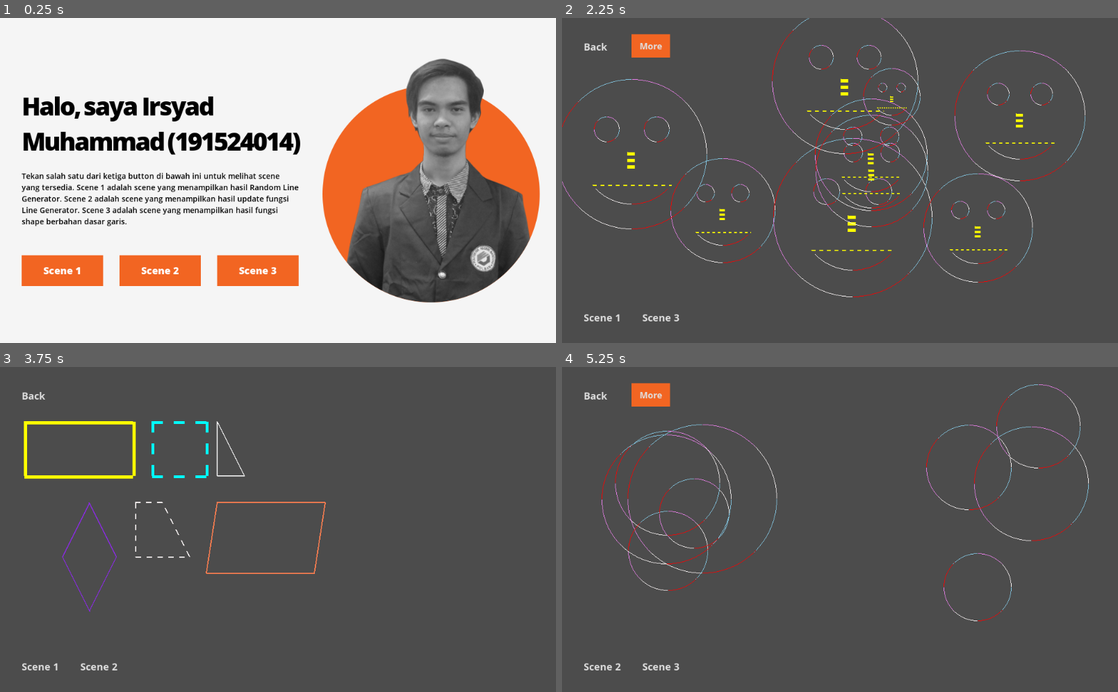
Above: before the commit, frames 1-4 (two rows, left to right).
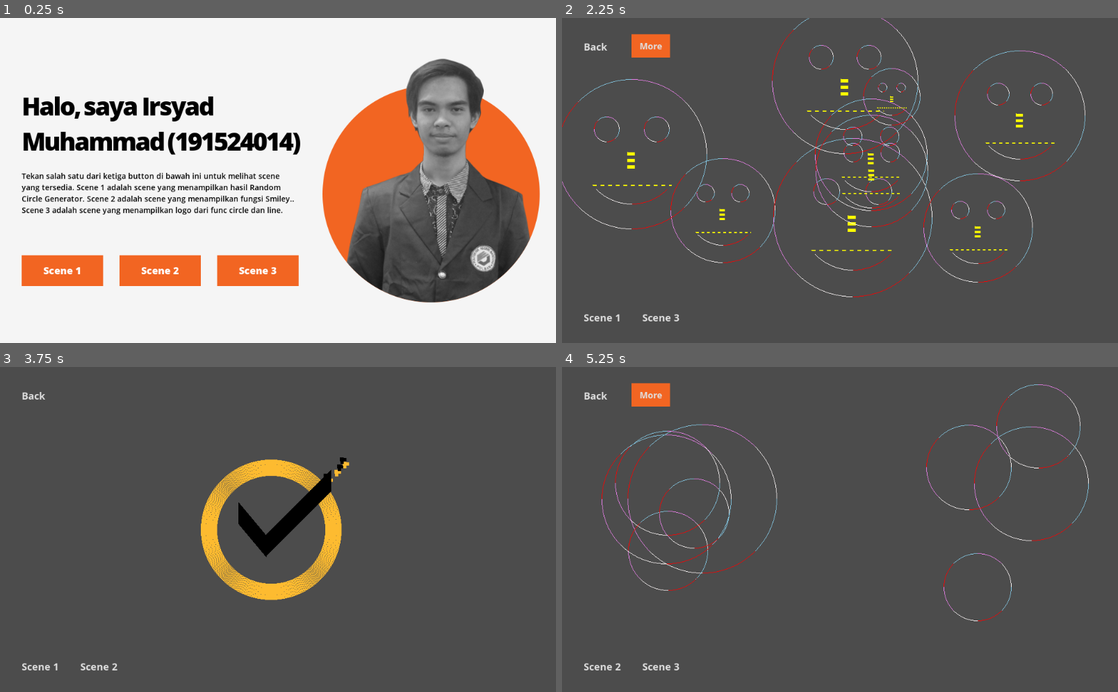
Above: after the commit, the same moments.

Repository: imsyad/Computer-Graphics
Game: Godot game, scene res://Scene/main.tscn
Two runs of this game, one before a commit and one after it. Both use one fixed random seed, a clock stepped at 60 frames per second and the inputs below.
Inputs:
- Up to frame 1 (0.25 s): no input
- Up to frame 2 (2.25 s): click "Scene 1" at 0.5 s; click "Back" at 1.25 s; click "Scene 2" at 2 s
- Up to frame 3 (3.75 s): click "Back" at 2.75 s; click "Scene 3" at 3.5 s
- Up to frame 4 (5.25 s): click "Back" at 4.25 s; click "Scene 1" at 5 s

The runs differ from the first frame. In frame 1, 1.4% of the frame differs, in the area x 3-54%, y 51-65%; in frame 2, less than 0.1%; in frame 3, 6.0%, in the area x 4-63%, y 16-76%; in frame 4, less than 0.1%.

Commit message:
Circle, smiley, logo

Diff:
--- a/Circle/Random Circle, Smiley, Logo/Scene/main.tscn
+++ b/Circle/Random Circle, Smiley, Logo/Scene/main.tscn
@@ -133,7 +133,7 @@
 margin_bottom = 398.0
 custom_fonts/normal_font = SubResource( 12 )
 custom_colors/default_color = Color( 0, 0, 0, 1 )
-text = "Tekan salah satu dari ketiga button di bawah ini untuk melihat scene yang tersedia. Scene 1 adalah scene yang menampilkan hasil Random Line Generator. Scene 2 adalah scene yang menampilkan hasil update fungsi Line Generator. Scene 3 adalah scene yang menampilkan hasil fungsi shape berbahan dasar garis. "
+text = "Tekan salah satu dari ketiga button di bawah ini untuk melihat scene yang tersedia. Scene 1 adalah scene yang menampilkan hasil Random Circle Generator. Scene 2 adalah scene yang menampilkan fungsi Smiley.. Scene 3 adalah scene yang menampilkan logo dari func circle dan line."
 __meta__ = {
 "_edit_use_anchors_": false
 }
--- a/Circle/Random Circle, Smiley, Logo/Script/scene_1.gd
+++ b/Circle/Random Circle, Smiley, Logo/Script/scene_1.gd
@@ -41,9 +41,18 @@
 	var x = radius
 	var y = 0
 
+	# 0 degree
+	put_pixel( x + x_centre, y + y_centre, Color.skyblue)
+	# 180 degree
+	put_pixel( -x + x_centre, -y + y_centre, Color.violet )
+	# 270 degree
+	put_pixel( y + x_centre, x + y_centre, Color.snow )
+	# 90 degree
+	put_pixel( -y + x_centre, -x + y_centre, Color.violet )
+
 	var p = 5/4 - radius
 
-	while ( x >= y ):
+	while ( x > y ):
 		y += 1
 
 		if ( p <= 0 ):
--- a/Circle/Random Circle, Smiley, Logo/Script/scene_2.gd
+++ b/Circle/Random Circle, Smiley, Logo/Script/scene_2.gd
@@ -41,9 +41,21 @@
 func midpoint_circle( x_centre, y_centre, radius, octane_start, octane_end ):
 	var x = radius
 	var y = 0
+
+	if ( octane_start < 3 && octane_end > 6 ):
+		# 0 degree
+		put_pixel( x + x_centre, y + y_centre, Color.skyblue)
+		# 90 degree
+		put_pixel( -y + x_centre, -x + y_centre, Color.violet )
+		# 180 degree
+		put_pixel( -x + x_centre, -y + y_centre, Color.violet )
+	else:
+		# 270 degree
+		put_pixel( y + x_centre, x + y_centre, Color.snow )
+
 	var p = 5/4 - radius
 
-	while ( x >= y ):
+	while ( x > y ):
 		y += 1
 
 		if ( p <= 0 ):
--- a/Circle/Random Circle, Smiley, Logo/Script/scene_3.gd
+++ b/Circle/Random Circle, Smiley, Logo/Script/scene_3.gd
@@ -103,28 +103,6 @@
 			k += 1
 
 
-func persegi_panjang( xa, ya, width, length, weight, gap, color ):
-
-	# Illustration
-	# A-------------B
-	# |             |
-	# D-------------C
-	#
-	# A is ( xa, ya )
-
-	# Draw an AD line
-	line_generator( xa, ya, xa, ya + width, weight, gap, color)
-
-	# Draw a BC line
-	line_generator( xa + length, ya, xa + length, ya + width, weight, gap, color)
-
-	# Draw an AB line
-	line_generator( xa, ya, xa + length, ya, weight, gap, color)
-
-	# Draw a DC line
-	line_generator( xa, ya + width, xa + length, ya + width, weight, gap, color)
-
-
 func persegi ( xa, ya, side, weight, gap, color ):
 
 	# Illustration
@@ -147,77 +125,73 @@
 	line_generator( xa, ya + side, xa + side, ya + side, weight, gap, color)
 
 
-func segitiga ( xa:float, ya:float, height:float, pedestal:float, weight, gap, color ):
-	#
-	# Illustration
-	# A
-	# | \
-	# |   \
-	# B----C
-	#
-	# A is ( xa, ya )
+func midpoint_circle( x_centre, y_centre, radius, color ):
+	var x = radius
+	var y = 0
 
-	# Draw an AB line
-	line_generator( xa, ya, xa, ya + height, weight, gap, color )
+	# 0 degree
+	put_pixel( x + x_centre, y + y_centre, color )
+	# 180 degree
+	put_pixel( -x + x_centre, -y + y_centre, color )
+	# 270 degree
+	put_pixel( y + x_centre, x + y_centre, color )
+	# 90 degree
+	put_pixel( -y + x_centre, -x + y_centre, color )
 
-	# Draw a BC line
-	line_generator( xa, ya + height, xa + pedestal, ya + height, weight, gap, color )
+	var p = 5/4 - radius
 
-	# Draw an AC line
-	line_generator( xa, ya, xa + pedestal, ya + height, weight, gap, color )
+	while ( x > y ):
+		y += 1
+
+		if ( p <= 0 ):
+			p += 2 * y + 1
+
+		else:
+			x -= 1
+			p += 2 * y - 2 * x + 1
+
+		put_pixel( x + x_centre, y + y_centre, color )
+		put_pixel( -x + x_centre, y + y_centre, color )
+		put_pixel( x + x_centre, -y + y_centre, color )
+		put_pixel( -x + x_centre, -y + y_centre, color )
+
+		put_pixel( y + x_centre, x + y_centre, color )
+		put_pixel( -y + x_centre, x + y_centre, color )
+		put_pixel( y + x_centre, -x + y_centre, color )
+		put_pixel( -y + x_centre, -x + y_centre, color )
 
 
-func belah_ketupat ( xa:float, ya:float, d1:float, d2:float, weight, gap, color ):
+func draw_norton():
+	var gold = Color(0.99215686274, 0.7333333333, 0.18823529411)
+	# Circle
+	var x = 500.0
+	var y = 300.0
+	for r in range (100, 130):
+		midpoint_circle(x, y, r, gold)
 
-	# Illustration
-	#       A                           |
-	#     /   \                         |
-	#    B     D         -----d2----   d1
-	#     \   /                         |
-	#       C                           |
-	#
-	# A is ( xa, ya )
+	# Check Mark's addition
+	x = 587
+	y = 220
+	for i in 4:
 
-	# Draw an AB line
-	line_generator( xa, ya, xa - (d2/2), ya + (d1/2), weight, gap, color)
+		persegi(x , y, 6, 5, 0, gold)
 
-	# Draw a BC line
-	line_generator( xa - (d2/2), ya + (d1/2), xa, ya + d1, weight, gap, color)
+		y -= 15
 
-	# Draw a CD line
-	line_generator(xa, ya + d1, xa + (d2/2), ya + (d1/2), weight, gap, color)
+		if ( i % 2 == 0):
+			persegi(x + 5, y + 5, 6, 5, 0, Color.black)
+		else:
+			persegi(x - 5, y + 7, 6, 5, 0, Color.black)
 
-	# Draw a DA line
-	line_generator(xa + (d2/2), ya + (d1/2), xa, ya, weight, gap, color)
+		x += 15
 
-
-func trapesium ( xa:float, ya:float, top_length:float, bot_length:float, height:float, weight, gap, color ):
-	# Illustration
-	#
-	# A----------D
-	# |          \
-	# B-----------C
-	#
-	# A is ( xa, ya )
-
-	line_generator( xa, ya, xa, ya + height, weight, gap, color )
-	line_generator( xa, ya + height, xa + bot_length, ya + height, weight, gap, color )
-	line_generator( xa + bot_length, ya + height, xa + top_length, ya, weight, gap, color )
-	line_generator( xa + top_length, ya, xa, ya, weight, gap, color )
-
-
-func jajar_genjang ( xa:float, ya:float, pedestal:float, height:float, shift:float, weight, gap, color ):
-
-	line_generator( xa ,ya, xa - shift, ya + height, weight, gap, color )
-	line_generator( xa - shift, ya + height, xa + pedestal - shift, ya + height, weight, gap, color )
-	line_generator( xa + pedestal - shift, ya + height, xa + pedestal, ya, weight, gap, color )
-	line_generator( xa + pedestal, ya, xa, ya, weight, gap, color )
+	# Check Mark
+	x = 490.0
+	y = 300.0
+	for _y in range(310, 350):
+		line_generator(x - 50, _y - 60, x, _y, 1, 0, Color.black)
+		line_generator(x, _y, x + 120, _y - 120, 1, 0, Color.black)
 
 
 func _draw():
-	persegi_panjang( 45, 100, 100, 200, 5, 0, Color.yellow )
-	persegi ( 280, 100 , 100, 4, 20, Color.cyan)
-	segitiga( 400.0, 100.0, 100.0, 50.0, 1, 0, Color.whitesmoke)
-	belah_ketupat(165, 250, 200, 100, 1, 0, Color.blueviolet)
-	trapesium( 250, 250, 50, 100, 100, 1, 10, Color.snow)
-	jajar_genjang( 400, 250, 200, 130, 20, 1, 0, Color.coral)
+	draw_norton()
Not shown, added: Circle/Random Circle, Smiley, Logo/norton_logo.png.import
